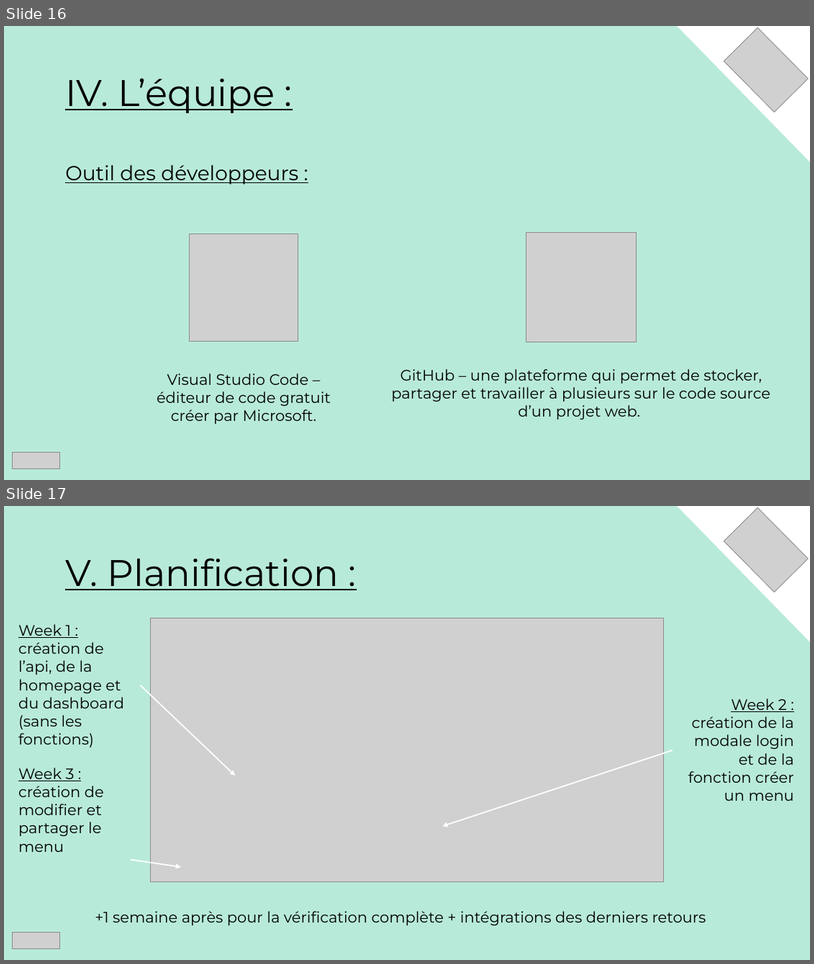
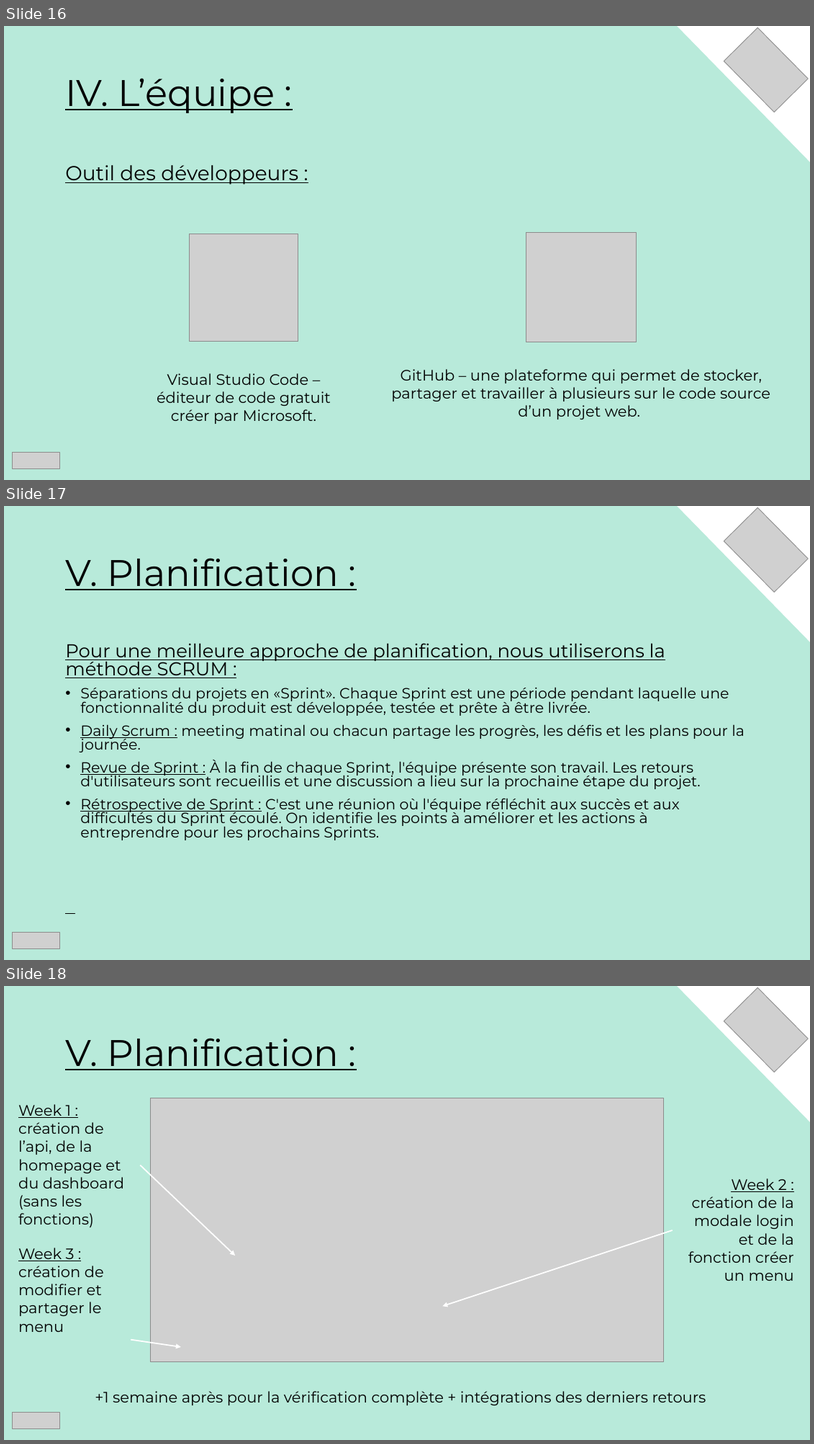
Before and after one commit to mathc28/Qwenta, a slide deck: Solution technique.pptx. Shown one above the other, each under a label of ours: slides 16 and 17 before the commit, slides 16, 17 and 18 after it. The pictures are 814x964 and 814x1444 pixels, drawn with LibreOffice and Linux fonts; fonts in the diff are those of the drawing; grey boxes stand for pictures. Boxes give left, top, right and bottom in pixels: in the first picture for what was removed or moved away, otherwise in the second. Text is boxed around its words. In the diff, an @@ line names an element or a change of style, - is before the commit and + after.

```diff
--- a/Solution technique.pptx
+++ b/Solution technique.pptx
@@ slide 17 added at box(4, 506, 810, 960), background #B8EADA @@
@@ right triangle added at box(678, 506, 810, 641), fill #FFFFFF, outline #FFFFFF 1 pt @@
@@ picture added at box(724, 507, 809, 592) @@
@@ title added at box(65, 558, 339, 590), 44 pt, text #000000, underline @@
+V. Planification :
@@ text added at box(65, 643, 745, 840), 17.6 pt, text #000000 @@
+Pour une meilleure approche de planification, nous utiliserons la méthode SCRUM :
+• Séparations du projets en «Sprint». Chaque Sprint est une période pendant laquelle une fonctionnalité du produit est développée, testée et prête à être livrée.
+• Daily Scrum : meeting matinal ou chacun partage les progrès, les défis et les plans pour la journée.
+• Revue de Sprint : À la fin de chaque Sprint, l'équipe présente son travail. Les retours d'utilisateurs sont recueillis et une discussion a lieu sur la prochaine étape du projet.
+• Rétrospective de Sprint : C'est une réunion où l'équipe réfléchit aux succès et aux difficultés du Sprint écoulé. On identifie les points à améliorer et les actions à entreprendre pour les prochains Sprints.
@@ picture added at box(13, 932, 59, 948) @@
@@ what was slide 17 is now slide 18 @@
```
Also in this commit, not shown: 3 slides changed, 10 other files.
